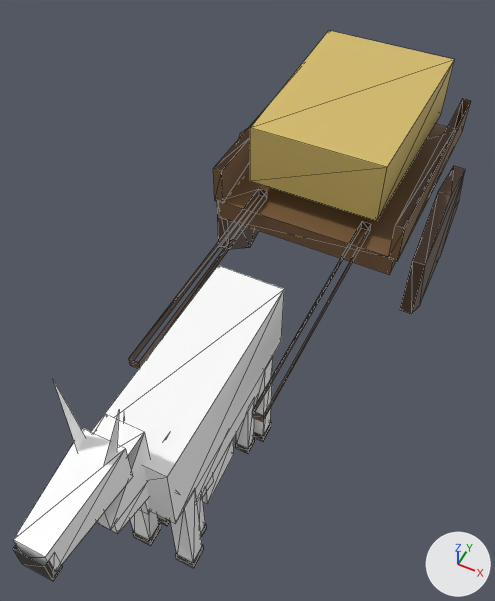
The glTF model public/harbour/kit/life_beasts.glb, before and after one commit.
Rendered twice from a 50 mm lens placed at (0.95, -1.42, 3.29), pointed at (-0.07, 0.61, 0.75). Arrows for +X, +Y and +Z are at lower right; the lights stay in place. The first picture is the older version. Mesh edges are drawn as thin lines. Where no turn or scale is listed for an object, it has been applied to the vertices. Vertices at exactly the same position are counted once.

In view in the first picture: 'donkey.body', 'donkey.cart', 'donkey.head', 'donkey.leg_fl', 'donkey.leg_fr', 'donkey.leg_hr', 'donkey.wheels', 'goat.body', 'goat.leg_hr' and 4 more.
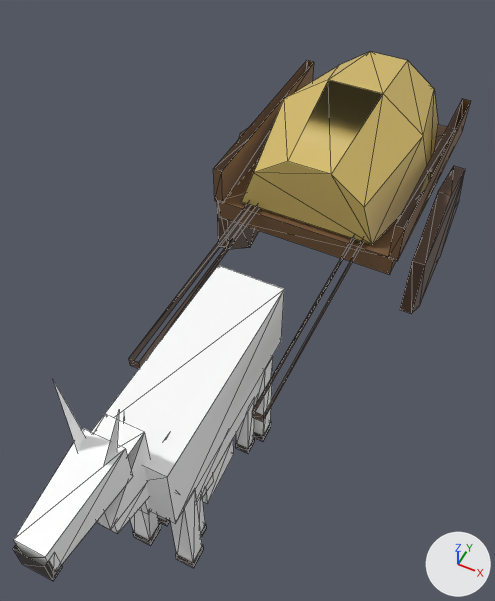
Where the newer file only moved an object's origin or applied its transform, the numbers keep the older frame.

What differs and where, as boxes [x1, y1, x2, y2] in the pictures (495 x 601 px):
'donkey.cart', reshaped
    before: [129, 30, 471, 422]
    after: [129, 52, 471, 422]
part 1 of me_donkey_cart, rebuilt
    before: [250, 30, 454, 221]
    after: [241, 52, 438, 244]

Patch to the scene script:
```diff
--- a/public/harbour/kit/life_beasts.glb.py
+++ b/public/harbour/kit/life_beasts.glb.py
@@ me_donkey_cart @@
 # used by ob_donkey_cart; location = (0.0, 1.173, 1.009)
-me_donkey_cart.from_pydata(...)  # 48 vertices, 56 faces; spans x -0.52..0.52, y -1.2..1.2, z -0.29..0.29
+me_donkey_cart.from_pydata(...)  # 58 vertices, 72 faces; spans x -0.52..0.52, y -1.2..1.2, z -0.29..0.33
+# me_donkey_cart part 1: the loose piece of 8 vertices spanning x -0.38..0.38, y 0.06..1.16, z -0.07..0.29 is rebuilt with 18 vertices and now spans x -0.5..0.5, y -0.02..1.18, z -0.15..0.33
 me_donkey_cart.materials.append(mat_defaultmaterial_004)
```
